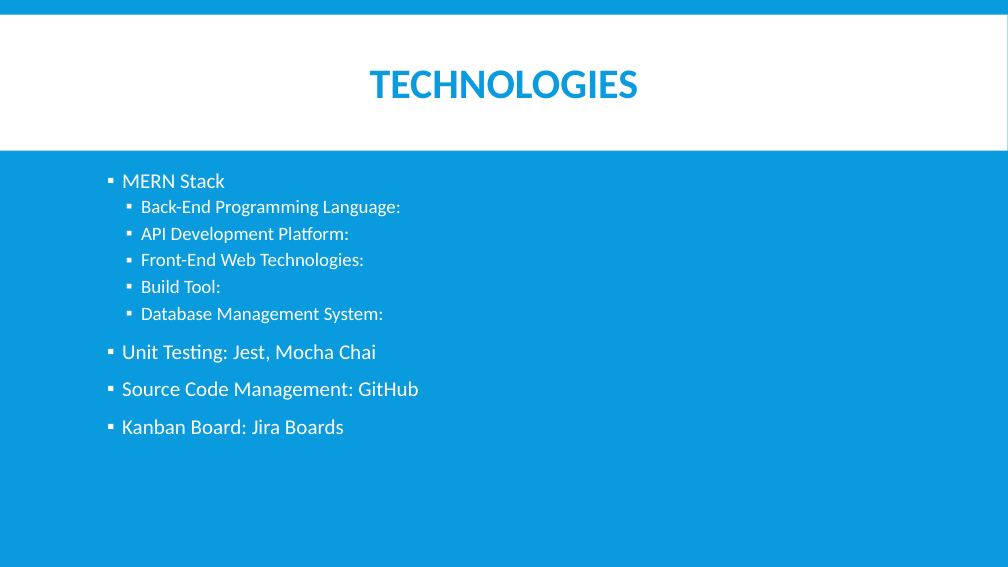
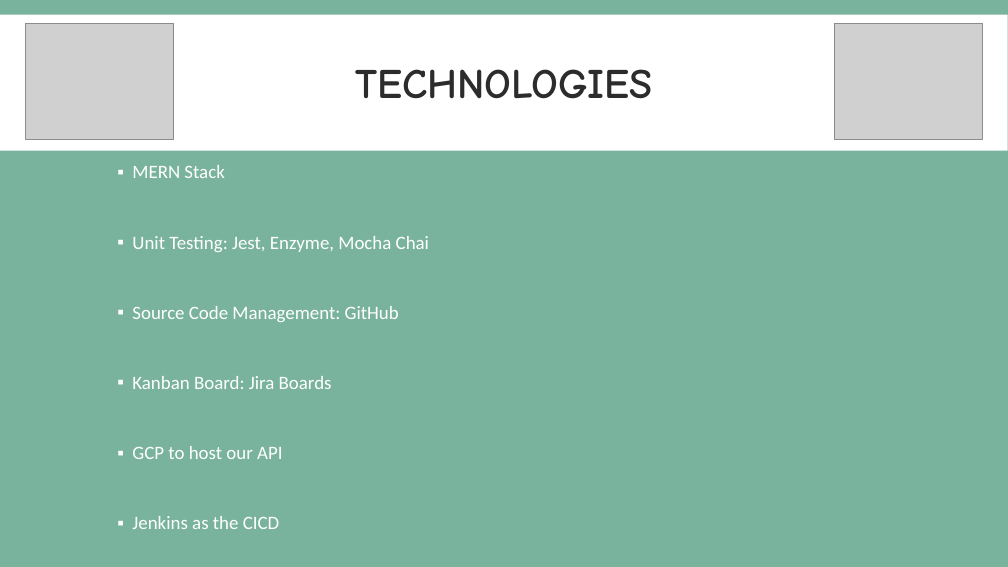
Before and after one commit to CYoung5560/Final_project, a slide deck: slide 3 of Documentation/GroupCinemaProject.pptx. Drawn at 1008x567 pixels with LibreOffice and Linux fonts; fonts in the diff are those of the drawing; grey boxes stand for pictures. Boxes give left, top, right and bottom in pixels: in the first picture for what was removed or moved away, otherwise in the second. Text is boxed around its words. In the diff, an @@ line names an element or a change of style, - is before the commit and + after.

Commit message:
Edited the presentation

```diff
--- a/Documentation/GroupCinemaProject.pptx
+++ b/Documentation/GroupCinemaProject.pptx
@@ background #099BDD to #79B39E @@
@@ picture added at <box>26,23,174,140</box> @@
@@ title "TECHNOLOGIES" at <box>355,69,652,99</box>: font Calibri to Comic Neue, text colour #099BDD to #2C2C2C @@
@@ picture added at <box>835,23,983,140</box> @@
@@ text "MERN Stack": place and size @@
-text "MERN Stack" at <box>122,173,418,434</box>
+text "MERN Stack" at <box>132,165,429,529</box>
@@ text at <box>132,165,399,389</box>: size 20 to 18 pt in "MERN Stack", "Source Code Management: GitHub", "Kanban Board: Jira Boards" @@
@@ text at <box>132,236,429,252</box>: text changed @@
-  ▪ Back-End Programming Language:
-  ▪ API Development Platform:
-  ▪ Front-End Web Technologies:
-  ▪ Build Tool:
-  ▪ Database Management System:
-▪ Unit Testing: Jest, Mocha Chai
+▪ Unit Testing: Jest, Enzyme, Mocha Chai
@@ text at <box>132,446,282,529</box>: paragraphs added @@
+▪ GCP to host our API
+▪ Jenkins as the CICD
```
Also in this commit, not shown: 9 other slides changed, 1 slide added, 1 slide removed, 2 other files.
